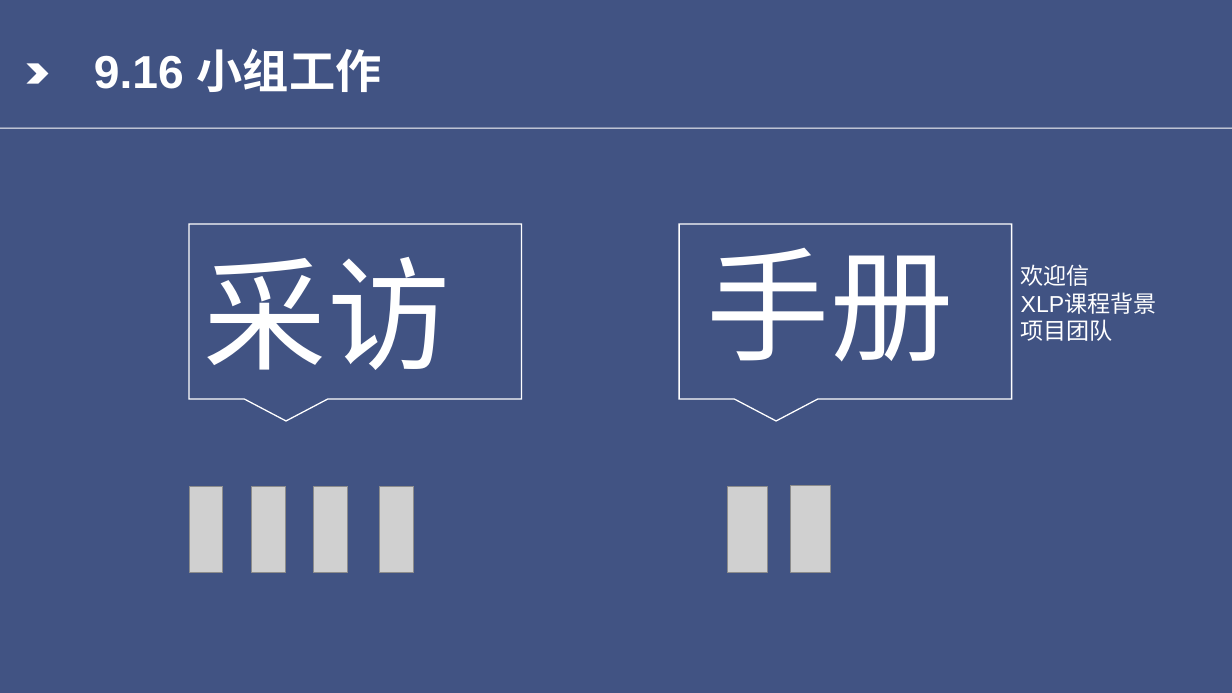
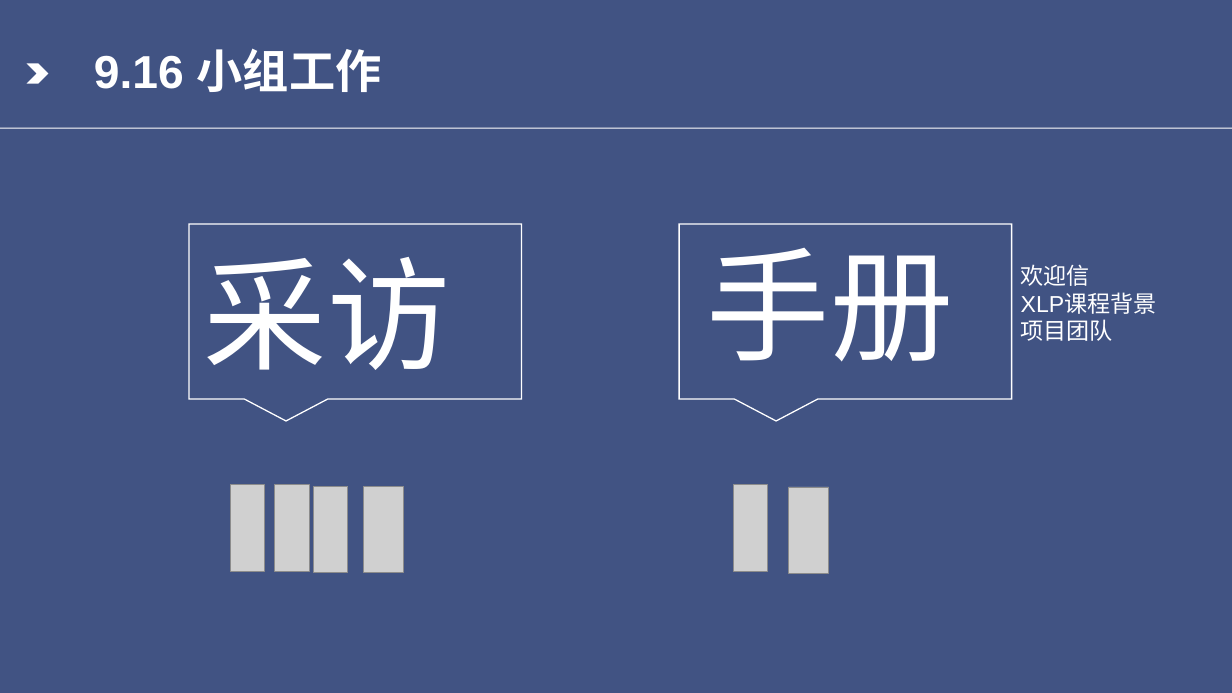
Before and after one commit to Tisingdeng/2017-TSINGHUA-MEM-Group6, a slide deck: slide 3 of 9.17第6组+晨间汇报PPT-终版.ppt. Drawn at 1232x693 pixels with LibreOffice and Linux fonts; fonts in the diff are those of the drawing; grey boxes stand for pictures. Boxes give left, top, right and bottom in pixels: in the first picture for what was removed or moved away, otherwise in the second. Text is boxed around its words. In the diff, an @@ line names an element or a change of style, - is before the commit and + after.

```diff
--- a/9.17第6组+晨间汇报PPT-终版.ppt
+++ b/9.17第6组+晨间汇报PPT-终版.ppt
@@ picture: place and size @@
-picture at (189,486,223,572)
+picture at (230,485,264,571)
@@ picture: place and size @@
-picture at (252,486,286,572)
+picture at (274,485,308,571)
@@ picture: place and size @@
-picture at (380,486,414,572)
+picture at (364,486,404,572)
@@ picture: place and size @@
-picture at (727,486,767,572)
+picture at (733,485,767,571)
```
Also in this commit, not shown: 3 other slides changed.
